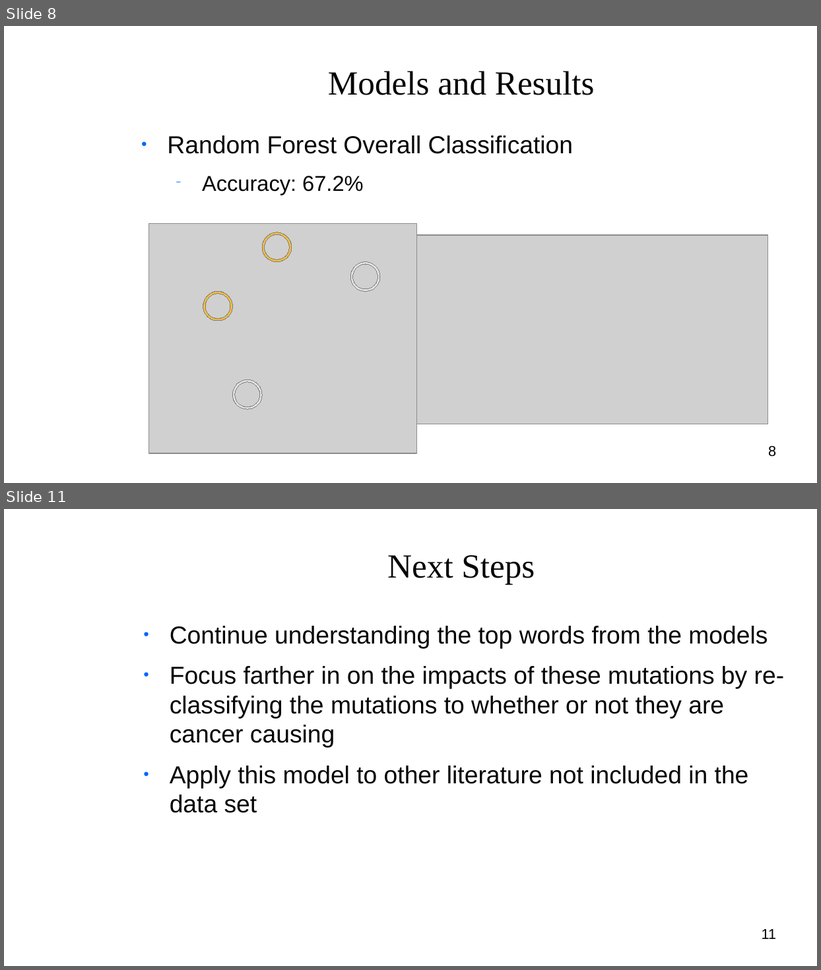
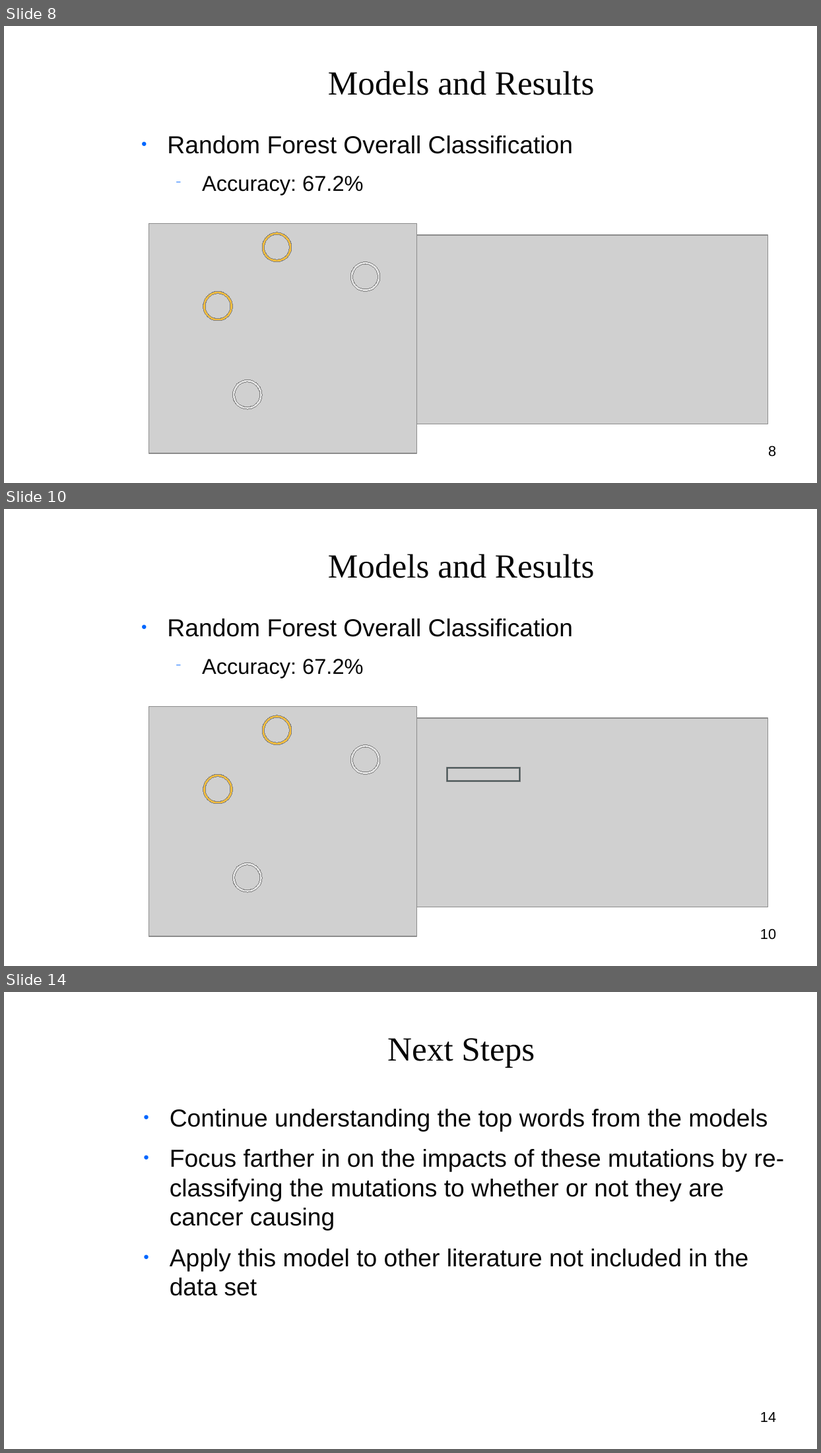
Before and after one commit to Shredder42/mutations, a slide deck: presentation.odp. Shown one above the other, each under a label of ours: slides 8 and 11 before the commit, slides 8, 10 and 14 after it; the slides between them are not shown. The pictures are 821x970 and 821x1453 pixels, drawn with LibreOffice and Linux fonts; fonts in the diff are those of the drawing; grey boxes stand for pictures; background and template pictures are left out. Boxes give left, top, right and bottom in pixels: in the first picture for what was removed or moved away, otherwise in the second. Text is boxed around its words. In the diff, an @@ line names an element or a change of style, - is before the commit and + after.

```diff
--- a/presentation.odp
+++ b/presentation.odp
@@ slide 10 added at bbox=[4, 509, 817, 966], background picture (left out) @@
@@ title added at bbox=[328, 554, 595, 578], 33 pt, text #050505 @@
+Models and Results
@@ text added at bbox=[167, 619, 573, 678], 24 pt, text #050505 @@
+● Random Forest Overall Classification
+  − Accuracy: 67.2%
@@ picture added at bbox=[149, 707, 417, 937] @@
@@ donut added at bbox=[262, 716, 292, 745], fill #F4BD3E, outline #808080 0 pt @@
@@ picture added at bbox=[415, 719, 768, 908] @@
@@ donut added at bbox=[350, 745, 380, 774], fill #E2E2E2, outline #808080 0 pt @@
@@ donut added at bbox=[203, 774, 233, 804], fill #F4BD3E, outline #808080 0 pt @@
@@ frame added at bbox=[447, 767, 521, 782], fill #354B4E, outline #808080 0 pt @@
@@ donut added at bbox=[233, 863, 262, 892], fill #E2E2E2, outline #808080 0 pt @@
@@ page number added at bbox=[760, 929, 776, 940], 14 pt, text #000000 @@
+10
@@ what was slide 11 is now slide 14 @@
@@ page number at bbox=[760, 1412, 776, 1422]: text changed @@
-11
+14
```
Also in this commit, not shown: 4 slides changed, 2 other slides added.
